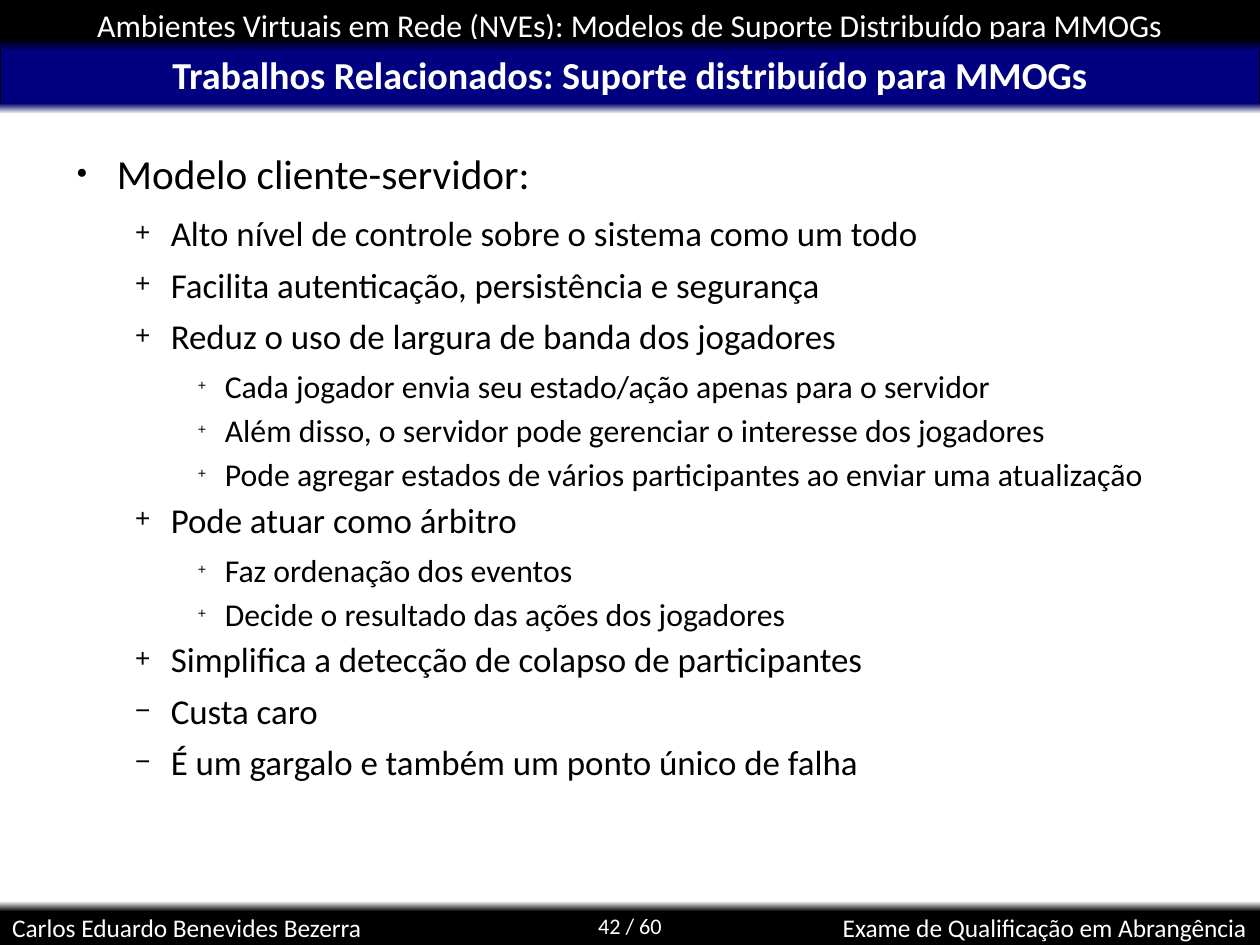
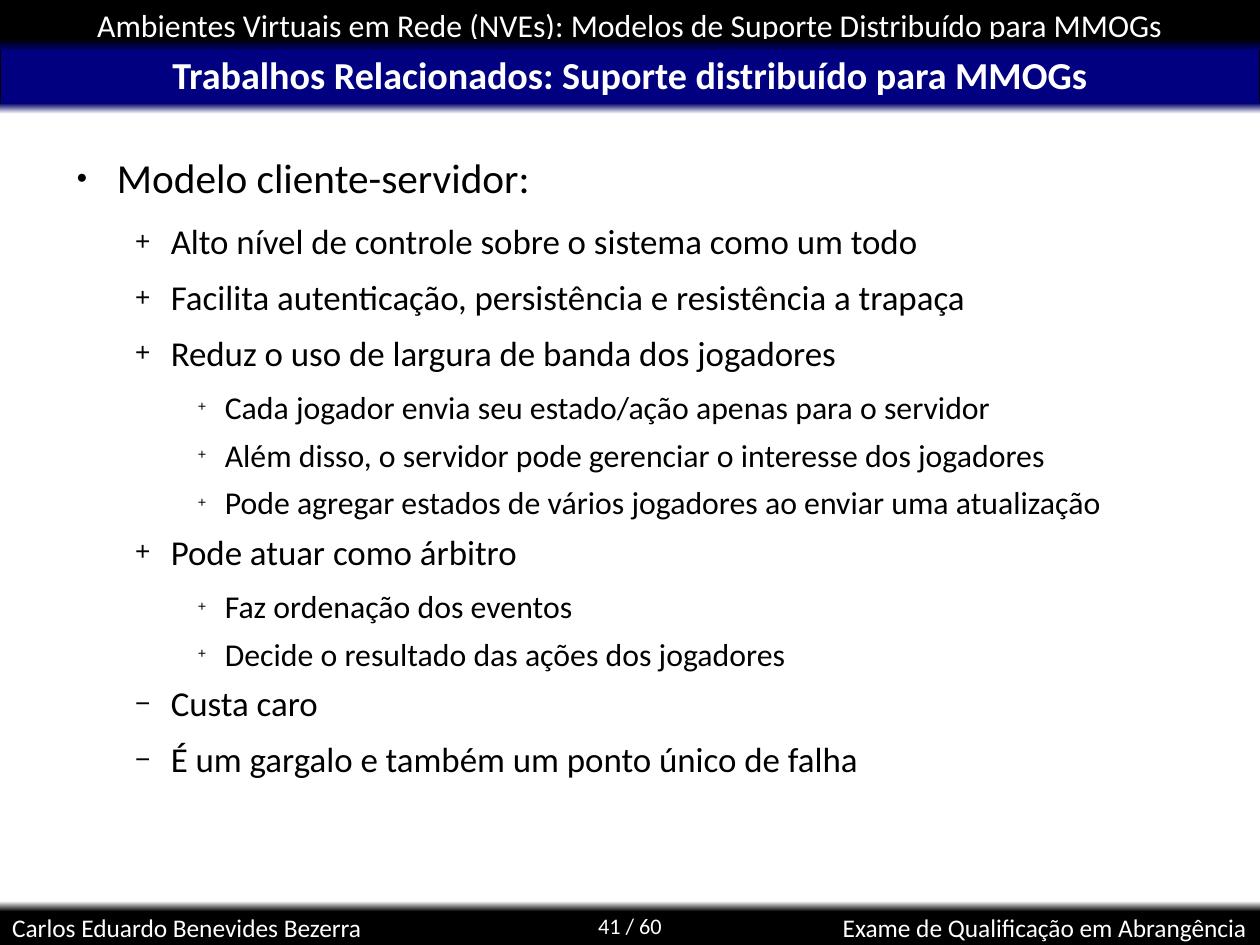
Before and after one commit to kdubezerra/kdubezerra, a slide deck: slide 41 of disciplinas/cmp600/app_turbo.ppt (slide 42 before the commit). Drawn at 1260x945 pixels with LibreOffice and Linux fonts; fonts in the diff are those of the drawing; background and template pictures are left out. Boxes give left, top, right and bottom in pixels: in the first picture for what was removed or moved away, otherwise in the second. Text is boxed around its words. In the diff, an @@ line names an element or a change of style, - is before the commit and + after.

```diff
--- a/disciplinas/cmp600/app_turbo.ppt
+++ b/disciplinas/cmp600/app_turbo.ppt
@@ text at <box>117,164,1044,778</box>: line spacing 0.8 to 0.9 @@
@@ text at <box>171,285,965,316</box>: text changed @@
-  + Facilita autenticação, persistência e segurança
+  + Facilita autenticação, persistência e resistência a trapaça
@@ text at <box>225,492,1100,520</box>: text changed @@
-    + Pode agregar estados de vários participantes ao enviar uma atualização
+    + Pode agregar estados de vários jogadores ao enviar uma atualização
@@ text at <box>171,647,863,678</box>: paragraph removed @@
-  + Simplifica a detecção de colapso de participantes
@@ page number at <box>598,919,662,934</box>: text changed @@
-42 / 60
+41 / 60
```
Also in this commit, not shown: 12 other slides changed, 1 slide removed.
